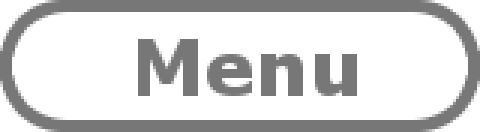
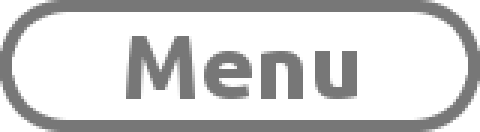
Layers edited between the first and the second 480x132 image:
hid "Menu" over [left=141, top=39, right=357, bottom=96]
added layer "Menu Ubuntu" above "Borders 95 rounded" over [left=126, top=36, right=357, bottom=99]
